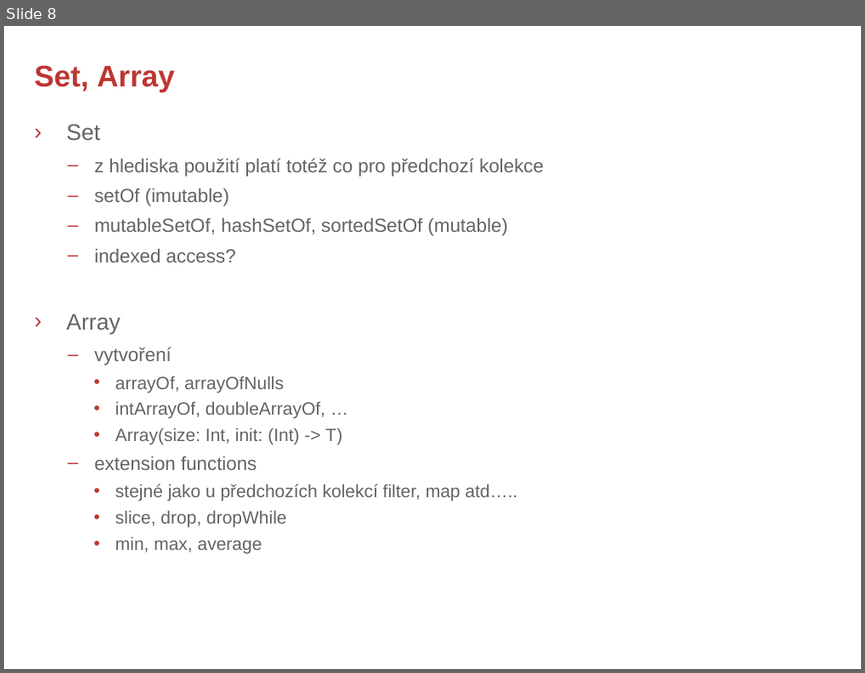
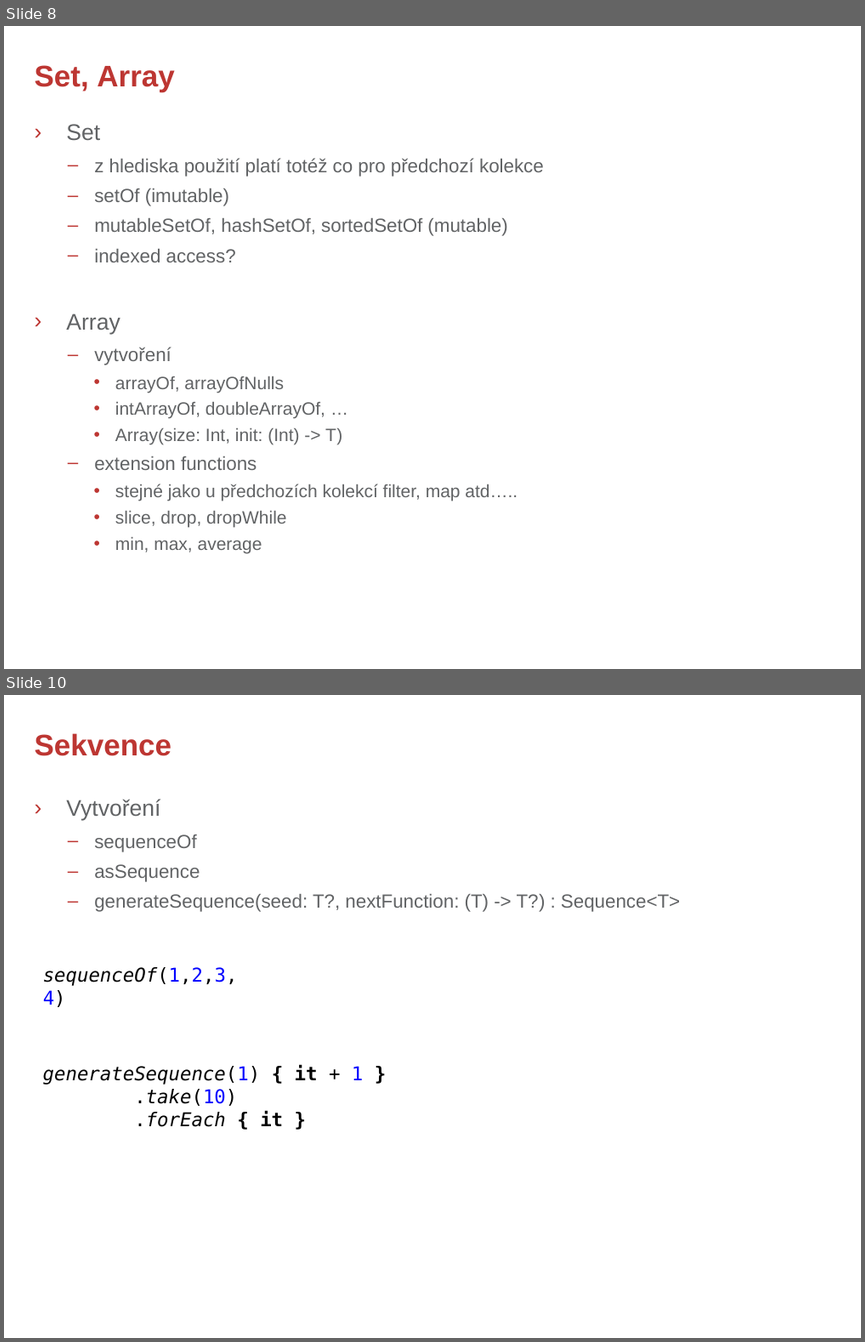
Before and after one commit to rokusjar/KotlinSkoleni, a slide deck: slides/Kotlin - 3. Collections.pptx. Shown one above the other, each under a label of ours: slide 8 before the commit, slides 8 and 10 after it; the slides between them are not shown. The pictures are 865x673 and 865x1342 pixels, drawn with LibreOffice and Linux fonts; fonts in the diff are those of the drawing; background and template pictures are left out. Boxes give left, top, right and bottom in pixels: in the first picture for what was removed or moved away, otherwise in the second. Text is boxed around its words. In the diff, an @@ line names an element or a change of style, - is before the commit and + after.

```diff
--- a/slides/Kotlin - 3. Collections.pptx
+++ b/slides/Kotlin - 3. Collections.pptx
@@ slide 10 added at (x1=4, y1=695, x2=861, y2=1338), background #FFFFFF @@
@@ title added at (x1=35, y1=733, x2=171, y2=756), 25 pt, text #BD3632, bold @@
+Sekvence
@@ text added at (x1=66, y1=799, x2=680, y2=912), 16 pt, text #616365 @@
+› Vytvoření
+  – sequenceOf
+  – asSequence
+  – generateSequence(seed: T?, nextFunction: (T) -> T?) : Sequence<T>
@@ text added at (x1=43, y1=967, x2=238, y2=1007), 16 pt, text #000000, italic @@
+sequenceOf(1,2,3,4)
@@ text added at (x1=43, y1=1065, x2=363, y2=1127), 16 pt, text #000000, italic @@
+generateSequence(1) { it + 1 }
+.take(10)
+.forEach { it }
```
Also in this commit, not shown: 1 slide changed.
